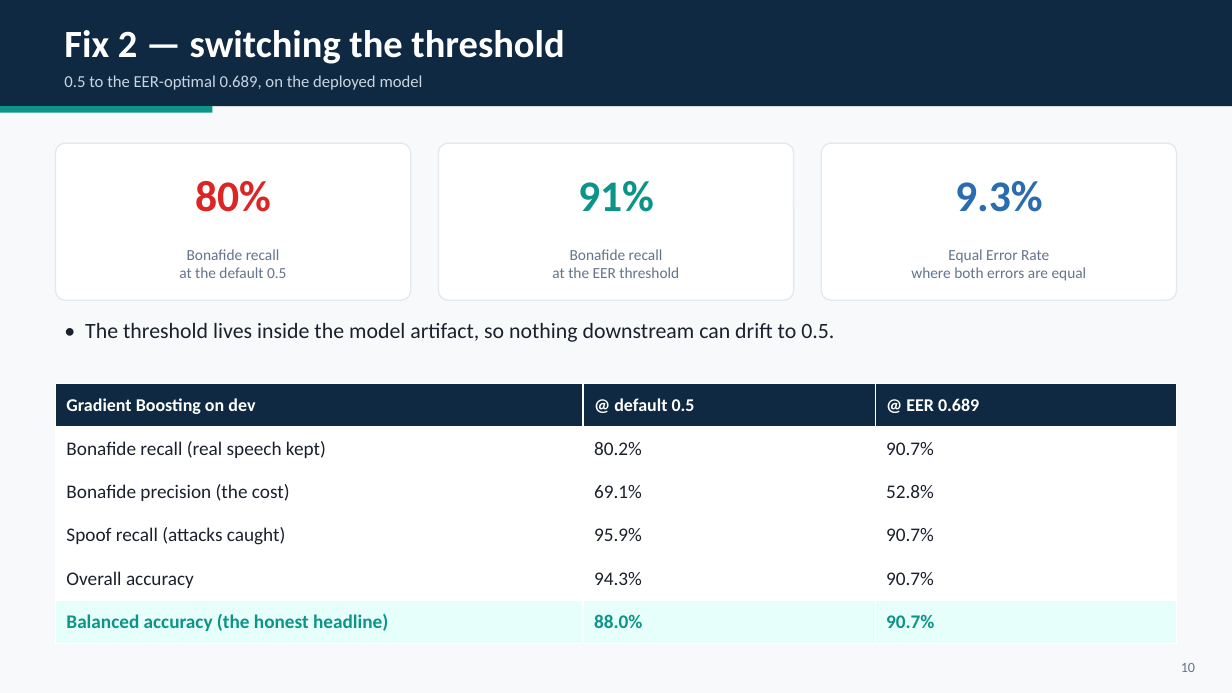
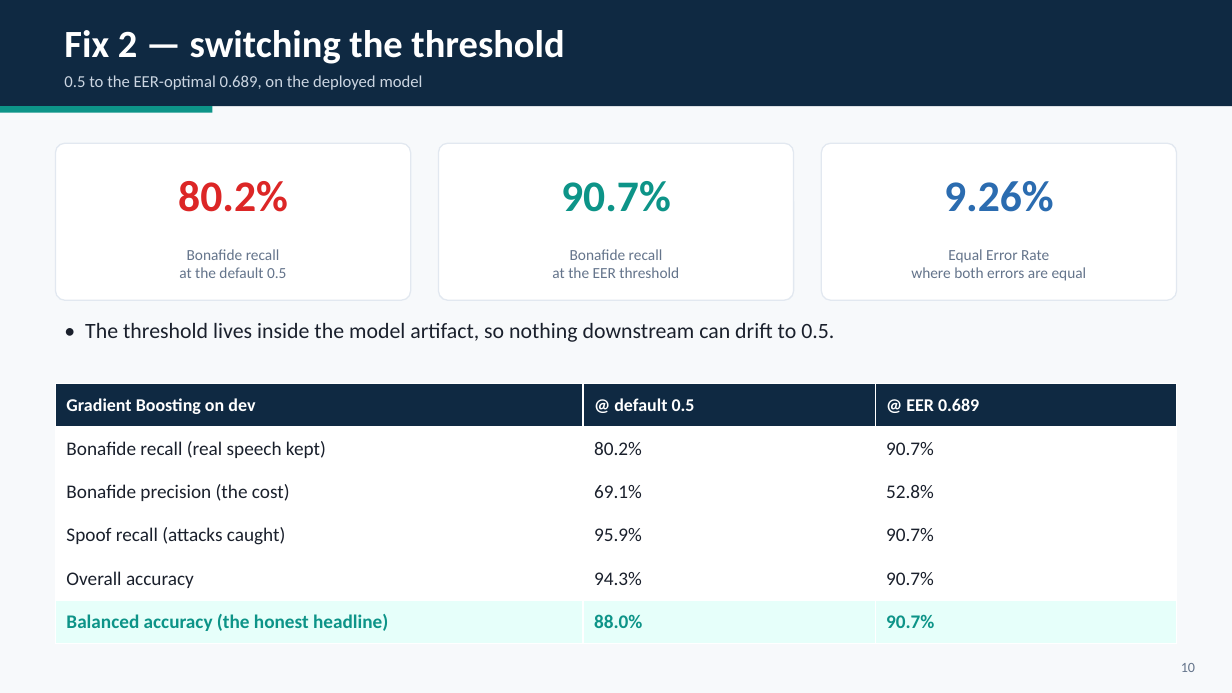
Before and after one commit to HadarBaum/asvspoof-voice-ai, a slide deck: slide 11 of docs/slides/slides.pptx. Drawn at 1232x693 pixels with LibreOffice and Linux fonts; fonts in the diff are those of the drawing. Boxes give left, top, right and bottom in pixels: in the first picture for what was removed or moved away, otherwise in the second. Text is boxed around its words. In the diff, an @@ line names an element or a change of style, - is before the commit and + after.

```diff
--- a/docs/slides/slides.pptx
+++ b/docs/slides/slides.pptx
@@ text at box(178, 181, 288, 212): text changed @@
-80%
+80.2%
@@ text at box(561, 181, 671, 212): text changed @@
-91%
+90.7%
@@ text at box(944, 181, 1054, 212): text changed @@
-9.3%
+9.26%
```
Also in this commit, not shown: 3 other slides changed, 1 other file.
